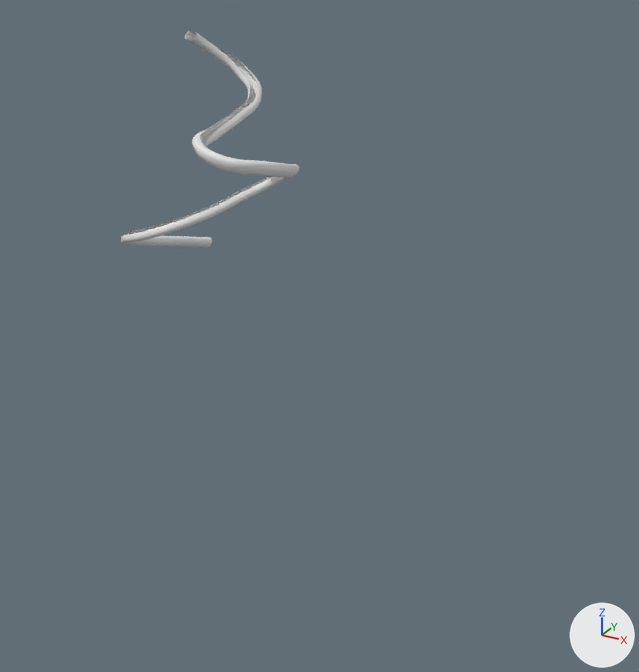
Renders of the Blender file Assets/mesh/track.blend from each side of a commit.
Camera for both pictures: a camera (50 mm lens) standing at (232.0, -311.0, 35.0) and looking at (83.0, -40.0, -100.0). The lights are fixed; the arrows at lower right show +X, +Y and +Z.

The older version as bpy lines, for what is in view:
```python
ob_beziercurve = bpy.data.objects.new('BezierCurve', cu_beziercurve)
ob_beziercurve.location = (0.0, 0.0, 0.0)
```
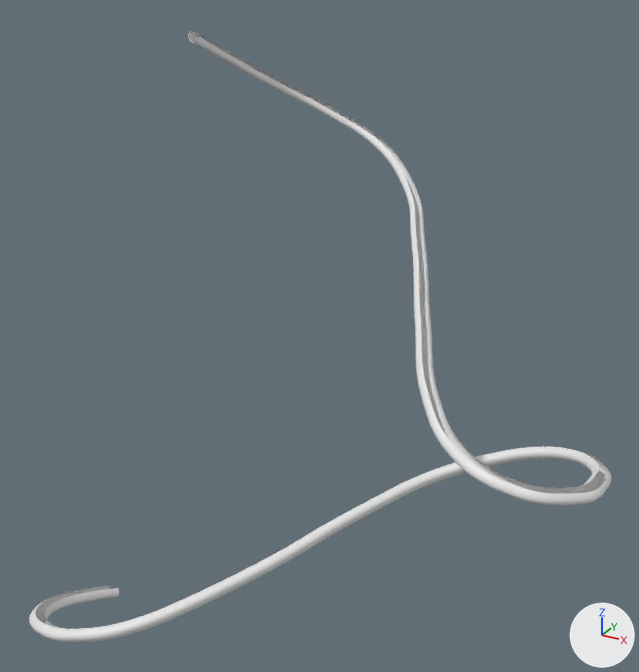
Where the change shows, as pixel boxes [x1, y1, x2, y2] in the pictures (639 x 672 px):
'BezierCurve', reshaped (226% wider, 182% taller): before [121, 31, 299, 247]; after [29, 30, 611, 642]

Diff of the bpy script that builds the scene:
```diff
--- a/Assets/mesh/track.blend.py
+++ b/Assets/mesh/track.blend.py
@@ cu_beziercurve @@
 cu_beziercurve.dimensions = '3D'
-_sp = cu_beziercurve.splines.new('BEZIER'); _sp.bezier_points.add(22)
-_sp.bezier_points.foreach_set('co', [0.0, 0.0, 0.0, 0.0, 10.0, -5.0, 13.0, 20.0, -16.0, 27.0, 7.0, -24.0, 29.51, -10.62, -28.98, 30.58, -28.38, -32.0, 33.76, -45.42, -33.67, 50.26, -51.24, -37.0, 60.95, -39.74, -40.0, 61.06, -28.02, -43.0, 58.33, -16.39, -46.0, 53.1, -4.736, -49.0, 44.96, 3.069, -53.0, 33.86, 2.61, -59.0, 27.0, -5.26, -63.0, 20.96, -14.99, -67.0, 15.0, -24.58, -70.0, 1.686, -33.14, -75.0, -17.74, -26.93, -82.0, -23.97, -12.05, -88.0, -23.19, 1.251, -92.0, -20.54, 16.38, -96.0, -17.54, 30.74, -100.0])
-_sp.bezier_points.foreach_set('handle_left', [0.0, -3.904, 2.342, -1.557, 6.686, -2.624, 6.722, 20.57, -11.56, 23.54, 13.75, -21.2, 28.81, -3.668, -27.6, 29.73, -21.44, -31.07, 29.42, -40.31, -32.56, 43.68, -52.86, -35.45, 58.69, -45.37, -38.55, 61.56, -32.57, -41.83, 59.83, -20.81, -44.86, 55.92, -8.754, -47.53, 48.87, 1.524, -50.97, 37.81, 4.569, -56.8, 29.43, -1.963, -61.49, 23.35, -11.14, -65.61, 18.06, -21.46, -68.7, 7.72, -32.34, -72.78, -11.96, -32.21, -78.92, -22.92, -18.32, -85.81, -23.8, -3.943, -90.53, -21.67, 10.5, -94.4, -18.71, 25.14, -98.44])
-_sp.bezier_points.foreach_set('handle_right', [0.0, 3.904, -2.342, 2.751, 15.85, -9.197, 19.58, 19.4, -20.66, 30.09, 0.979, -26.5, 30.2, -17.5, -30.34, 31.41, -35.07, -32.9, 38.2, -50.65, -34.8, 56.17, -49.79, -38.39, 62.66, -35.48, -41.1, 60.54, -23.39, -44.19, 56.74, -11.67, -47.21, 50.53, -1.069, -50.34, 40.83, 4.699, -55.14, 30.36, 0.876, -60.95, 24.36, -8.836, -64.63, 18.66, -18.69, -68.34, 10.65, -29.01, -71.85, -6.156, -34.19, -77.88, -22.36, -22.72, -84.46, -24.82, -6.988, -89.77, -22.5, 7.179, -93.67, -19.45, 22.02, -97.53, -16.37, 36.35, -101.6])
-for _p, _l, _r in zip(_sp.bezier_points, ['ALIGNED', 'ALIGNED', 'ALIGNED', 'ALIGNED', 'ALIGNED', 'ALIGNED', 'ALIGNED', 'ALIGNED', 'ALIGNED', 'ALIGNED', 'ALIGNED', 'ALIGNED', 'ALIGNED', 'ALIGNED', 'ALIGNED', 'ALIGNED', 'ALIGNED', 'ALIGNED', 'ALIGNED', 'ALIGNED', 'ALIGNED', 'ALIGNED', 'ALIGNED'], ['ALIGNED', 'ALIGNED', 'ALIGNED', 'ALIGNED', 'ALIGNED', 'ALIGNED', 'ALIGNED', 'ALIGNED', 'ALIGNED', 'ALIGNED', 'ALIGNED', 'ALIGNED', 'ALIGNED', 'ALIGNED', 'ALIGNED', 'ALIGNED', 'ALIGNED', 'ALIGNED', 'ALIGNED', 'ALIGNED', 'ALIGNED', 'ALIGNED', 'ALIGNED']): _p.handle_left_type = _l; _p.handle_right_type = _r
-_sp.bezier_points.foreach_set('tilt', [-0.03, 0.319, 1.454, 1.454, 1.366, 1.192, 0.406, -0.03, -0.03, -0.03, -0.03, -0.03, -0.03, -0.03, -0.03, -0.03, -0.03, -0.03, -0.03, -0.03, -0.03, -0.03, -0.03])
+_sp = cu_beziercurve.splines.new('BEZIER'); _sp.bezier_points.add(29)
+_sp.bezier_points.foreach_set('co', [27.47, -106.3, -197.6, 25.17, -117.2, -192.3, 24.16, -129.4, -186.5, 27.91, -142.4, -180.1, 40.73, -153.7, -173.1, 59.49, -156.2, -166.4, 78.34, -147.7, -160.6, 96.76, -126.1, -154.1, 122.1, -84.5, -143.6, 134.2, -66.6, -138.6, 144.7, -56.64, -134.6, 158.2, -49.38, -129.7, 170.8, -47.25, -124.8, 181.8, -50.08, -120.6, 191.9, -59.17, -116.5, 196.4, -75.09, -112.4, 190.3, -93.14, -108.4, 175.7, -100.2, -105.4, 158.6, -94.04, -102.5, 142.0, -74.52, -98.23, 123.3, -37.4, -89.94, 100.2, 11.79, -77.94, 73.89, 58.22, -64.47, 48.96, 78.9, -52.95, 21.77, 79.83, -40.48, 3.887, 67.85, -29.23, -2.132, 52.19, -20.81, -2.628, 35.18, -13.55, -1.524, 17.65, -6.692, 0.0, 0.0, 0.0])
+_sp.bezier_points.foreach_set('handle_left', [28.34, -102.2, -199.6, 25.79, -113.1, -194.3, 23.69, -124.6, -188.8, 25.04, -137.9, -182.6, 33.86, -150.6, -176.1, 51.48, -157.4, -169.1, 71.63, -152.8, -162.8, 92.08, -132.6, -155.9, 110.9, -101.9, -148.2, 131.6, -69.73, -139.7, 140.4, -59.73, -136.2, 151.9, -51.55, -132.0, 165.8, -47.04, -126.8, 178.1, -48.11, -122.1, 188.9, -54.29, -118.1, 196.6, -68.18, -114.0, 196.4, -86.28, -110.4, 182.6, -99.83, -106.7, 164.7, -98.28, -103.8, 147.0, -82.1, -99.91, 130.5, -52.37, -93.44, 110.4, -8.038, -83.22, 89.02, 40.03, -71.76, 59.57, 74.79, -57.83, 32.86, 82.95, -46.41, 9.505, 74.91, -34.08, -0.904, 58.39, -23.78, -2.743, 41.87, -16.29, -1.925, 23.02, -8.763, -0.595, 6.887, -2.612])
+_sp.bezier_points.foreach_set('handle_right', [26.6, -110.5, -195.6, 24.47, -122.0, -190.0, 24.68, -134.7, -184.0, 31.88, -148.7, -176.8, 47.95, -156.9, -169.9, 67.64, -155.0, -163.7, 84.66, -143.0, -158.5, 112.7, -104.1, -148.0, 124.3, -81.02, -142.7, 137.7, -62.54, -137.2, 150.1, -52.67, -132.6, 163.0, -47.73, -127.9, 174.9, -47.43, -123.3, 186.7, -52.75, -118.7, 195.5, -64.97, -114.5, 196.1, -84.19, -110.2, 185.8, -98.32, -107.0, 168.3, -100.6, -104.0, 151.1, -88.84, -101.0, 132.7, -60.58, -95.13, 113.4, -17.22, -85.22, 89.11, 33.2, -72.23, 66.32, 67.32, -60.82, 37.85, 83.2, -47.84, 13.0, 77.37, -35.79, 0.0579, 63.04, -25.92, -3.403, 45.77, -17.73, -2.51, 28.34, -10.75, -1.122, 12.27, -4.62, 1.189, -13.77, 5.223])
+for _p, _l, _r in zip(_sp.bezier_points, ['ALIGNED', 'ALIGNED', 'ALIGNED', 'ALIGNED', 'ALIGNED', 'ALIGNED', 'ALIGNED', 'ALIGNED', 'ALIGNED', 'ALIGNED', 'ALIGNED', 'ALIGNED', 'ALIGNED', 'ALIGNED', 'ALIGNED', 'ALIGNED', 'ALIGNED', 'ALIGNED', 'ALIGNED', 'ALIGNED', 'ALIGNED', 'ALIGNED', 'ALIGNED', 'ALIGNED', 'ALIGNED', 'ALIGNED', 'ALIGNED', 'ALIGNED', 'ALIGNED', 'ALIGNED'], ['ALIGNED', 'ALIGNED', 'ALIGNED', 'ALIGNED', 'ALIGNED', 'ALIGNED', 'ALIGNED', 'ALIGNED', 'ALIGNED', 'ALIGNED', 'ALIGNED', 'ALIGNED', 'ALIGNED', 'ALIGNED', 'ALIGNED', 'ALIGNED', 'ALIGNED', 'ALIGNED', 'ALIGNED', 'ALIGNED', 'ALIGNED', 'ALIGNED', 'ALIGNED', 'ALIGNED', 'ALIGNED', 'ALIGNED', 'ALIGNED', 'ALIGNED', 'ALIGNED', 'ALIGNED']): _p.handle_left_type = _l; _p.handle_right_type = _r
+_sp.bezier_points.foreach_set('radius', [1.0, 1.0, 1.0, 1.0, 1.0, 1.0, 1.0, 1.0, 1.0, 1.0, 1.0, 1.0, 1.0, 1.0, 1.0, 1.0, 1.0, 1.0, 1.0, 1.0, 1.0, 1.0, 1.0, 1.0, 1.0, 1.0, 1.0, 1.0, 1.0, 1.0])
 _sp.order_u = 0
 _sp.order_v = 0
-_sp.resolution_u = 8
+_sp.resolution_u = 16
 cu_beziercurve.use_path_clamp = True
```
